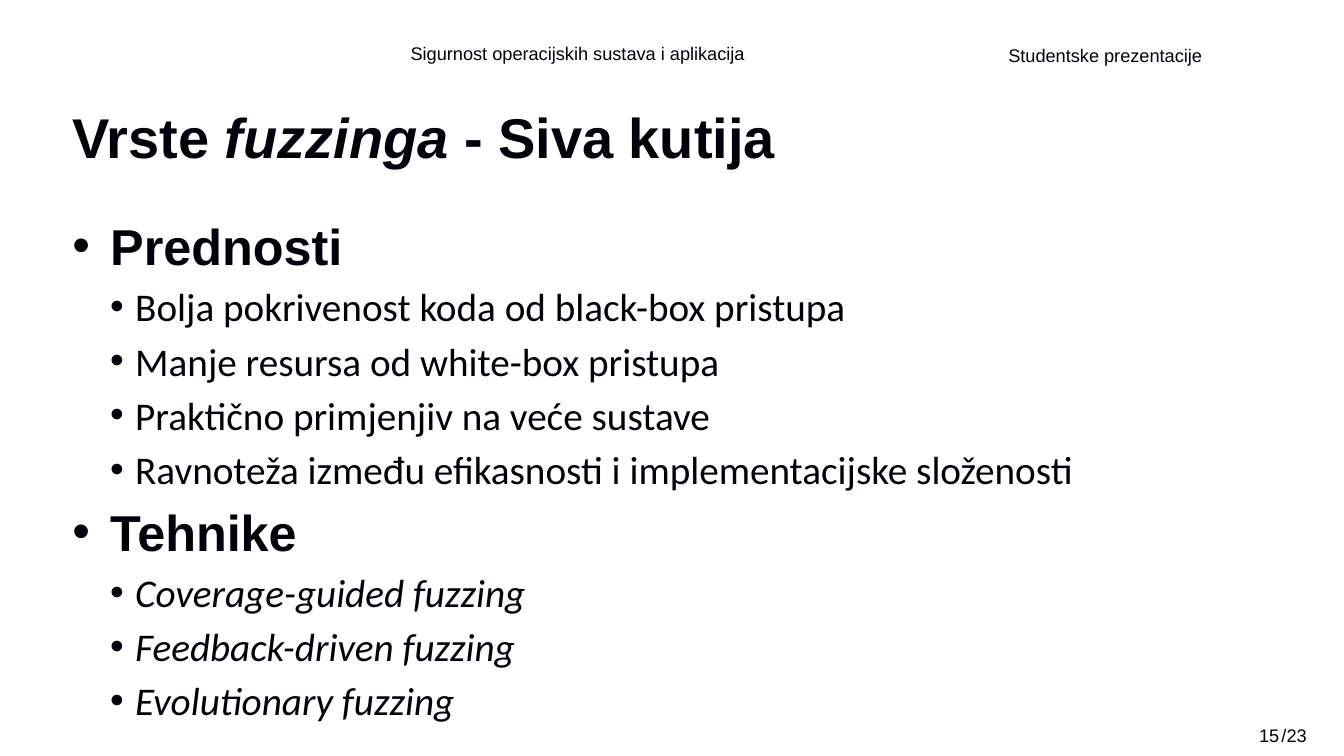
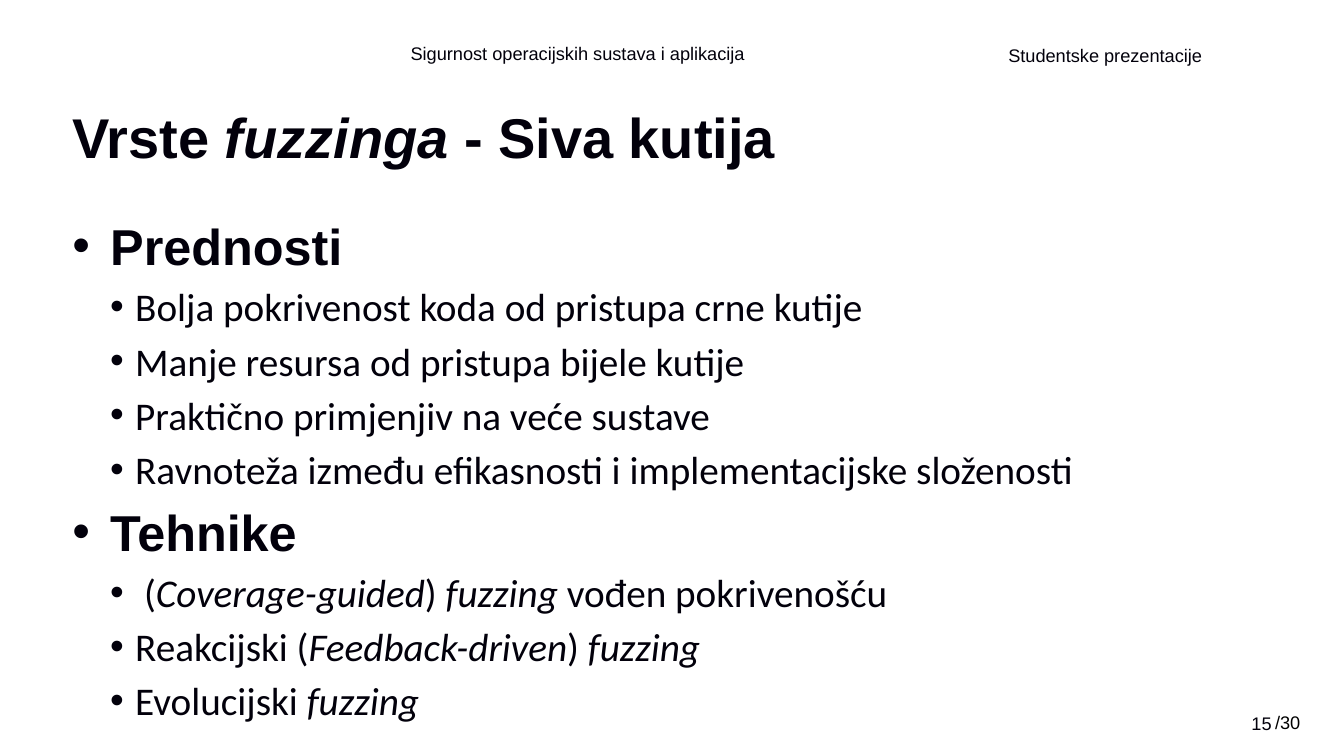
Before and after one commit to Gl1tc6/FER_diplomski, a slide deck: slide 15 of 2semestar/SOSA/SOSA Studentske prezentacije - DAK_Fuzzing.pptx. Drawn at 1344x756 pixels with LibreOffice and Linux fonts; fonts in the diff are those of the drawing; background and template pictures are left out. Boxes give left, top, right and bottom in pixels: in the first picture for what was removed or moved away, otherwise in the second. Text is boxed around its words. In the diff, an @@ line names an element or a change of style, - is before the commit and + after.

```diff
--- a/2semestar/SOSA/SOSA Studentske prezentacije - DAK_Fuzzing.pptx
+++ b/2semestar/SOSA/SOSA Studentske prezentacije - DAK_Fuzzing.pptx
@@ text at (x1=135, y1=293, x2=863, y2=383): text changed @@
-  • Bolja pokrivenost koda od black-box pristupa
-  • Manje resursa od white-box pristupa
+  • Bolja pokrivenost koda od pristupa crne kutije
+  • Manje resursa od pristupa bijele kutije
@@ text at (x1=135, y1=578, x2=887, y2=722): text changed @@
-  • Coverage-guided fuzzing
-  • Feedback-driven fuzzing
-  • Evolutionary fuzzing
+  • (Coverage-guided) fuzzing vođen pokrivenošću
+  • Reakcijski (Feedback-driven) fuzzing
+  • Evolucijski fuzzing
@@ page number moved from (x1=1259, y1=729, x2=1279, y2=742) to (x1=1251, y1=717, x2=1271, y2=730) @@
@@ text added at (x1=1275, y1=715, x2=1300, y2=730), 13 pt, text #000000 @@
+/30
@@ text removed at (x1=1281, y1=728, x2=1306, y2=742) @@
-/23
```
Also in this commit, not shown: 26 other slides changed, 47 other files.
